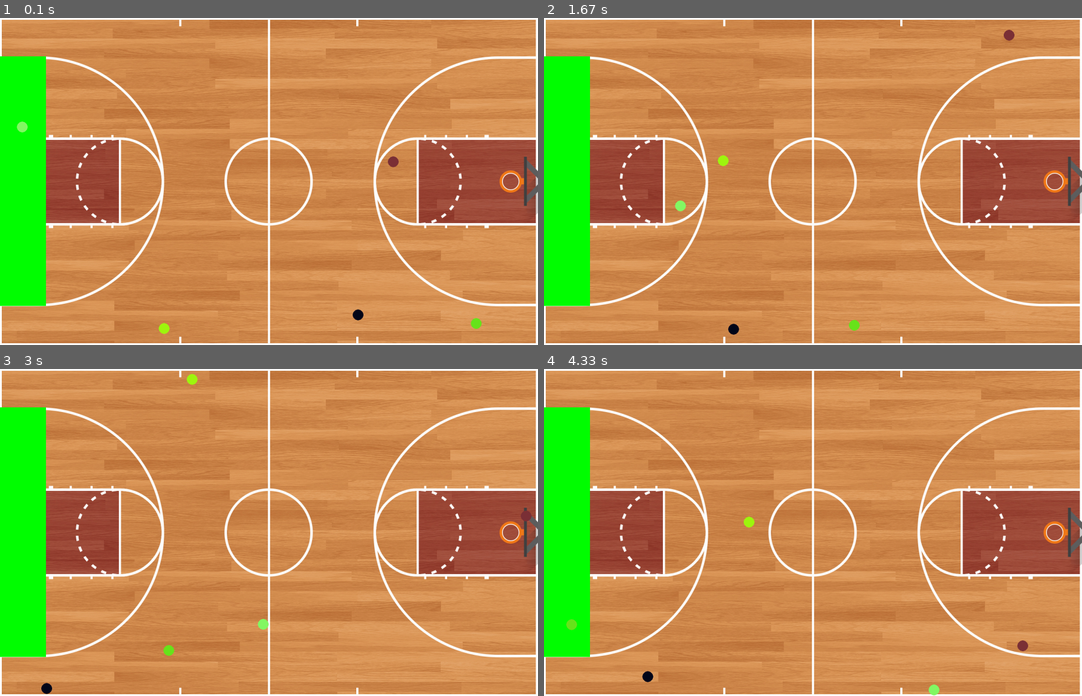
Above: before the commit, frames 1-4 (two rows, left to right).
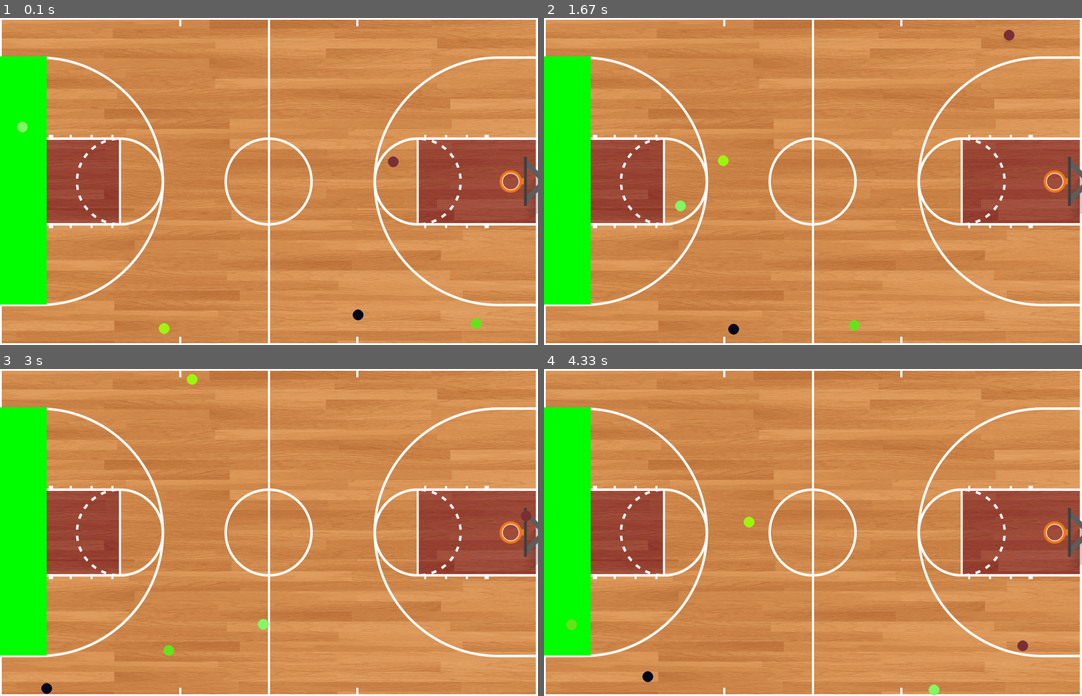
Above: after the commit, the same moments.

Repository: rishibasu/hackathon_bball
Game: pygame game, started from pygame-example.py
The game is run twice, just before and just after one commit, with the same random seed, the same clock (stepped at 60 frames per second) and the same inputs.
Inputs:
- Up to frame 1 (0.1 s): no input
- Up to frame 2 (1.67 s): no input
- Up to frame 3 (3 s): no input
- Up to frame 4 (4.33 s): no input

The runs differ from the first frame. In frame 1, 0.1% of the frame differs, in the area x 0-9%, y 11-89%; in frame 2, 0.1%; in frame 3, 0.1%; in frame 4, 0.1%.

Commit message:
Update pygame-example.py

Diff:
--- a/pygame-example.py
+++ b/pygame-example.py
@@ -33,6 +33,9 @@
     player.Player(screen_width, screen_height, random_color_tuple())
 ]
 
+
+
+
 # Set up the game loop
 running = True
 while running:
@@ -49,9 +52,9 @@
     # Draw the background image
     screen.blit(background_image, (0, 0))
 
-    # Test: draw a rectangle
-    rect_width = 0.086 * screen_width
-    rect_height = 0.764 * screen_height
+    # Draw a rectangle
+    rect_width = 0.0868 * screen_width
+    rect_height = 0.758772 * screen_height
     rect_x = 0
     rect_y = 0.118 * screen_height
     rect_color = (0, 255, 0, 0)
